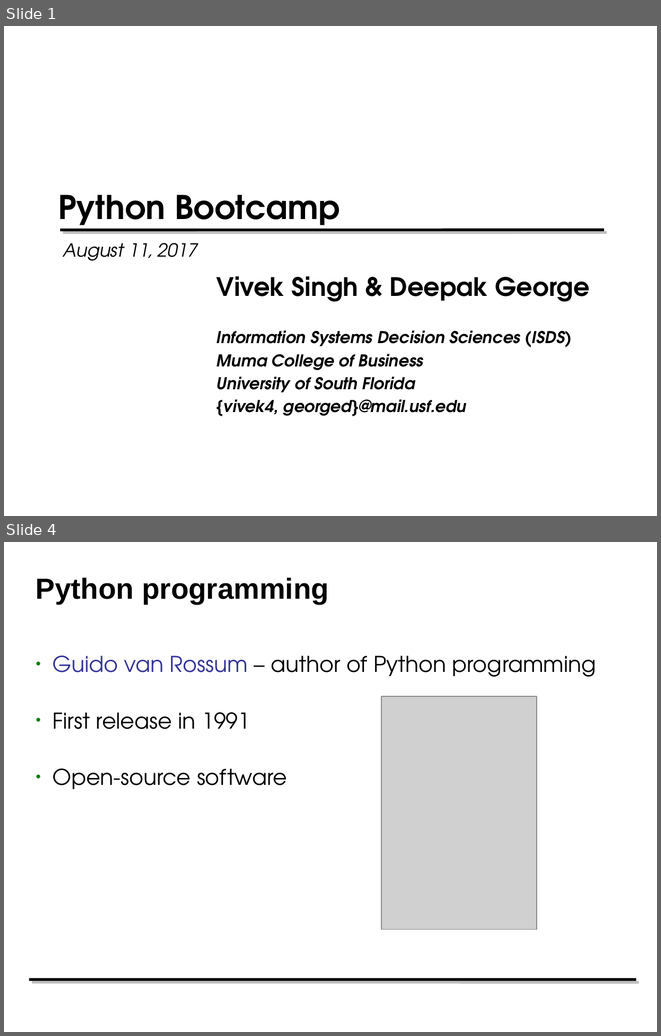
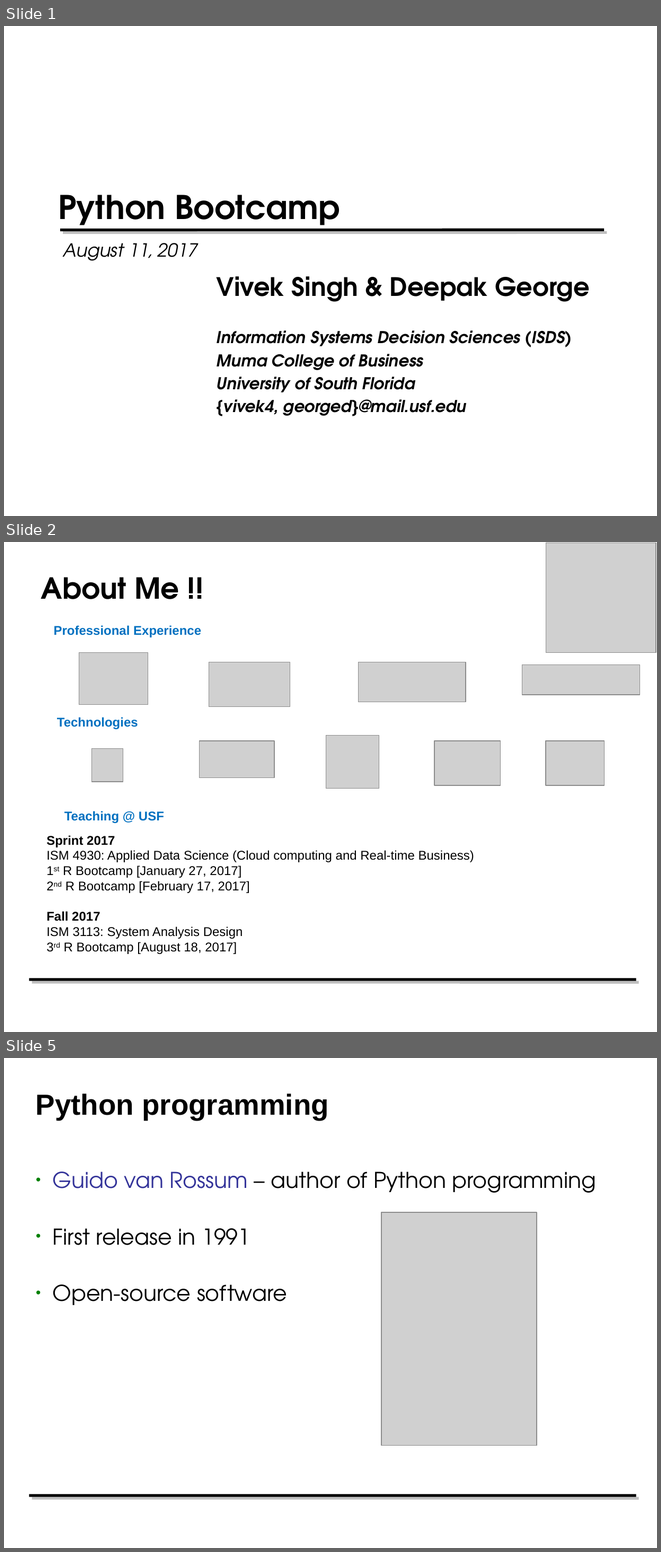
Before and after one commit to paritosh1984/Python-Workshop, a slide deck: welcome/Python welcome.pptx. Shown one above the other, each under a label of ours: slides 1 and 4 before the commit, slides 1, 2 and 5 after it; the slides between them are not shown. The pictures are 661x1036 and 661x1552 pixels, drawn with LibreOffice and Linux fonts; fonts in the diff are those of the drawing; grey boxes stand for pictures; background and template pictures are left out. Boxes give left, top, right and bottom in pixels: in the first picture for what was removed or moved away, otherwise in the second. Text is boxed around its words. In the diff, an @@ line names an element or a change of style, - is before the commit and + after.

```diff
--- a/welcome/Python welcome.pptx
+++ b/welcome/Python welcome.pptx
@@ slide 2 added at (x1=4, y1=542, x2=657, y2=1032), background #FFFFFF; not listed: 2 template elements that a slide beside it also shows @@
@@ picture added at (x1=546, y1=543, x2=656, y2=652) @@
@@ title added at (x1=41, y1=577, x2=179, y2=599), 32 pt, text #000000, bold @@
+About Me !!
@@ text added at (x1=54, y1=625, x2=201, y2=637), 14 pt, text #0070C0, bold @@
+Professional Experience
@@ picture added at (x1=79, y1=652, x2=148, y2=704) @@
@@ picture added at (x1=209, y1=662, x2=289, y2=706) @@
@@ picture added at (x1=359, y1=662, x2=466, y2=702) @@
@@ picture added at (x1=522, y1=665, x2=640, y2=695) @@
@@ text added at (x1=57, y1=717, x2=138, y2=729), 14 pt, text #0070C0, bold @@
+Technologies
@@ picture added at (x1=91, y1=748, x2=123, y2=782) @@
@@ picture added at (x1=199, y1=741, x2=274, y2=778) @@
@@ picture added at (x1=326, y1=735, x2=379, y2=788) @@
@@ picture added at (x1=434, y1=741, x2=500, y2=785) @@
@@ picture added at (x1=546, y1=741, x2=604, y2=785) @@
@@ text added at (x1=64, y1=811, x2=164, y2=823), 14 pt, text #0070C0, bold @@
+Teaching @ USF
@@ text added at (x1=46, y1=835, x2=474, y2=954), 14 pt, text #000000 @@
+Sprint 2017
+ISM 4930: Applied Data Science (Cloud computing and Real-time Business)
+1st R Bootcamp [January 27, 2017]
+2nd R Bootcamp [February 17, 2017]
+Fall 2017
+ISM 3113: System Analysis Design
+3rd R Bootcamp [August 18, 2017]
@@ what was slide 4 is now slide 5 @@
```
Also in this commit, not shown: 2 slides changed.
